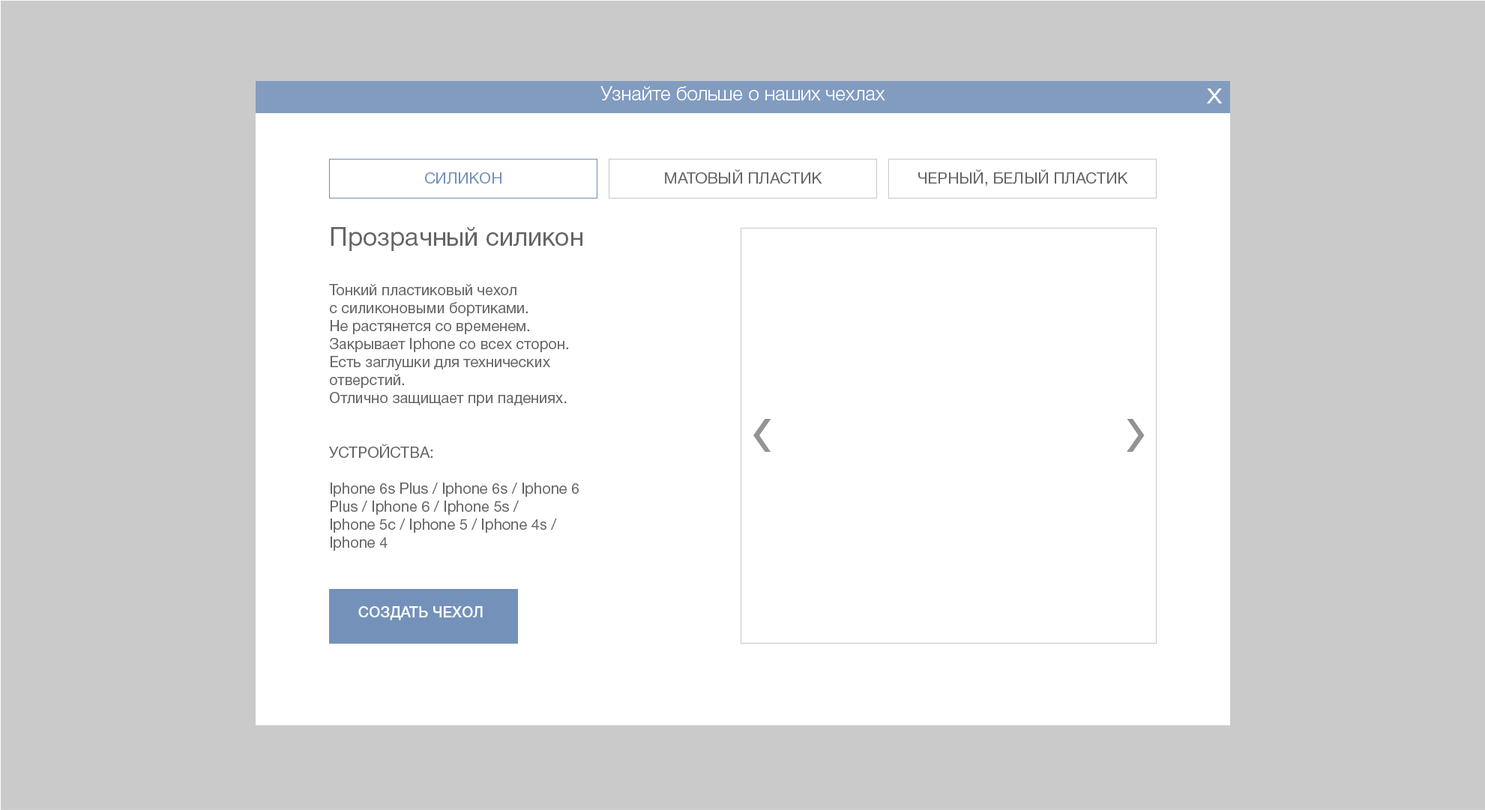
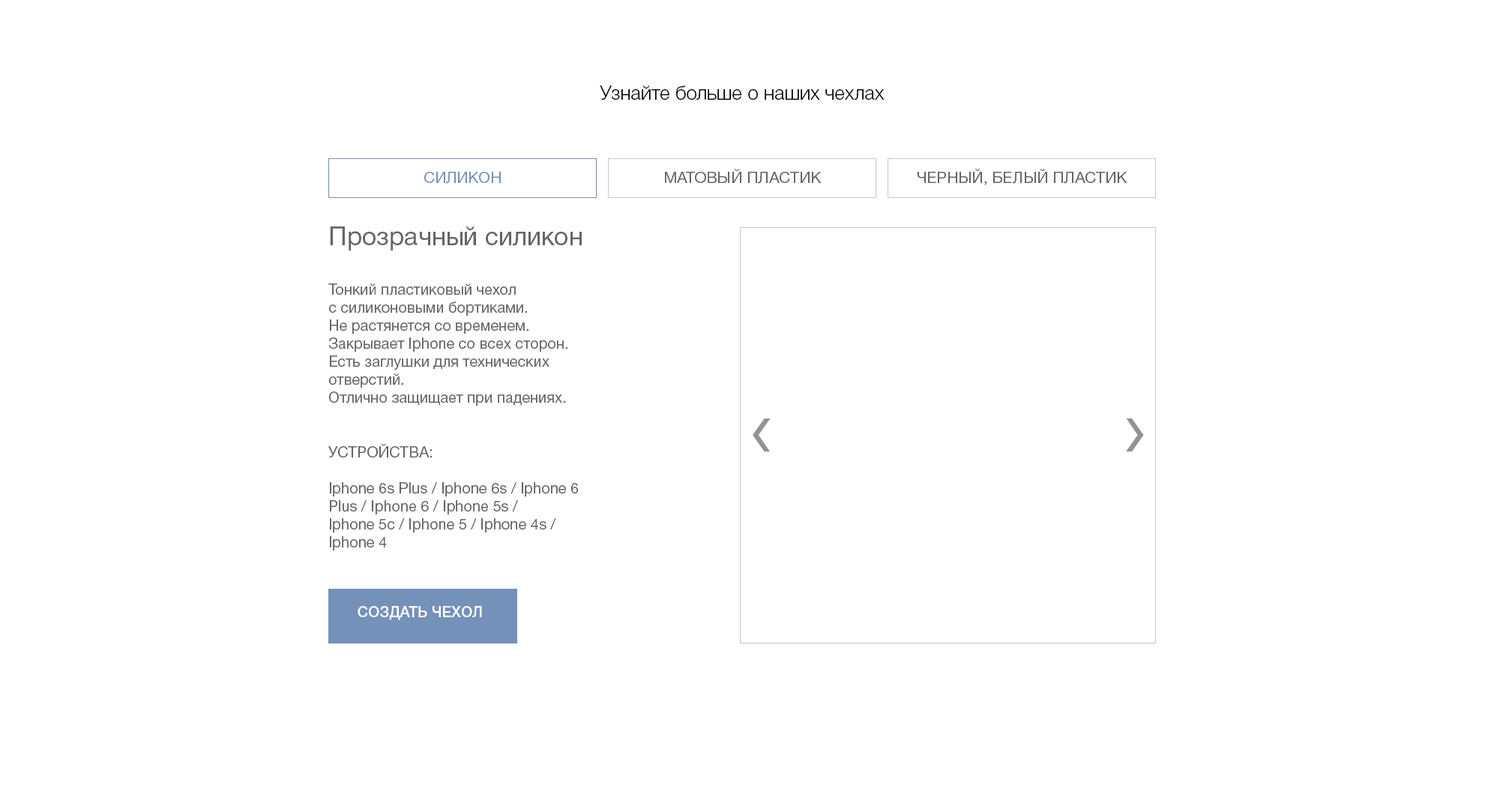
Revision of a layered 1485 × 810 image; what changed, layer by layer:
renamed "место под фото" to "<Path>", moved it into group "назад", painted on it over [739, 226, 1156, 644]
renamed "СОЗДАТЬ ЧЕХОЛ" to "место под фото", moved it into group "всплывающие окна", painted on it over [357, 227, 1157, 644]
renamed "область для инфы" to "СОЗДАТЬ ЧЕХОЛ", moved it into group "<Group>", painted on it over [352, 283, 547, 617]
painted on "Прозрачный силикон Тонкий пластиковый чехол с силиконовыми бортиками. Не растян…" over [352, 231, 547, 533]
added layer "область для инфы" (2nd of 2, in "всплывающие окна") in group "всплывающие окна" over [352, 283, 547, 617]
renamed "мат пластик" to "<Group>", moved it into group "чб пластик" over [607, 157, 1128, 198]
renamed "МАТОВЫЙ ПЛАСТИК" to "<Path>", moved it into group "чб пластик", painted on it over [664, 158, 1157, 198]
renamed "силикон" to "<Group>", moved it into group "мат пластик" over [327, 157, 822, 198]
removed layer "<Path>" (5th of 7, in "всплывающие окна" › "кнопки" › "мат пластик") from group "мат пластик" over [607, 157, 877, 198]
renamed "СИЛИКОН" to "<Path>", moved it into group "мат пластик", painted on it over [424, 158, 878, 198]
renamed "о чехлах" to "<Group>", moved it into group "силикон" over [254, 79, 1230, 725]
moved "<Path>" (9th of 9, in "всплывающие окна" › "кнопки" › "силикон") into group "силикон", painted on it over [327, 157, 598, 198]
added group "о чехлах" with 4 layers in group "всплывающие окна" over [0, 0, 1485, 810]
moved "<Group>" (7th of 7, in "всплывающие окна" › "о чехлах") into group "о чехлах" over [254, 80, 1230, 113]
renamed "плашка" to "Узнайте больше о наших чехлах", painted on it over [254, 80, 1230, 113]
renamed "окно" to "плашка", moved it into group "<Group>", painted on it over [254, 79, 1230, 725]
renamed "затемнение" to "окно", moved it into group "о чехлах", painted on it over [0, 0, 1485, 810]
…and 18 more changes (5 added, 4 painted, 7 removed, 5 stack)
